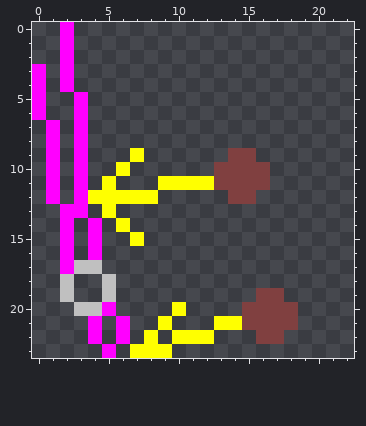
File history of a pixel-art sprite, linkflaechen/icon_createlinesw.png. The picture above was drawn from the file before the commit.
The file is 23x24 pixels.
After:
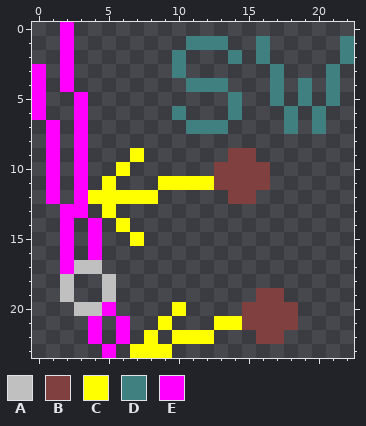
Palette (. is transparent): A #c0c0c0  B #804040  C #ffff00  D #408080  E #ff00ff
Difference:
y 1: x 11..13 ... -> DDD; x 16 . -> D; x 22 . -> D
y 2: x 10 . -> D; x 14 . -> D; x 16 . -> D; x 22 . -> D
y 3: x 10 . -> D; x 17 . -> D; x 21 . -> D
y 4: x 11..13 ... -> DDD; x 17 . -> D; x 19 . -> D; x 21 . -> D
y 5: x 14 . -> D; x 17 . -> D; x 19 . -> D; x 21 . -> D
y 6: x 10 . -> D; x 14 . -> D; x 18 . -> D; x 20 . -> D
y 7: x 11..13 ... -> DDD; x 18 . -> D; x 20 . -> D
Pixel boxes of the changes (left, top, right, bottom) in both pictures:
added: (172, 36, 354, 134)
